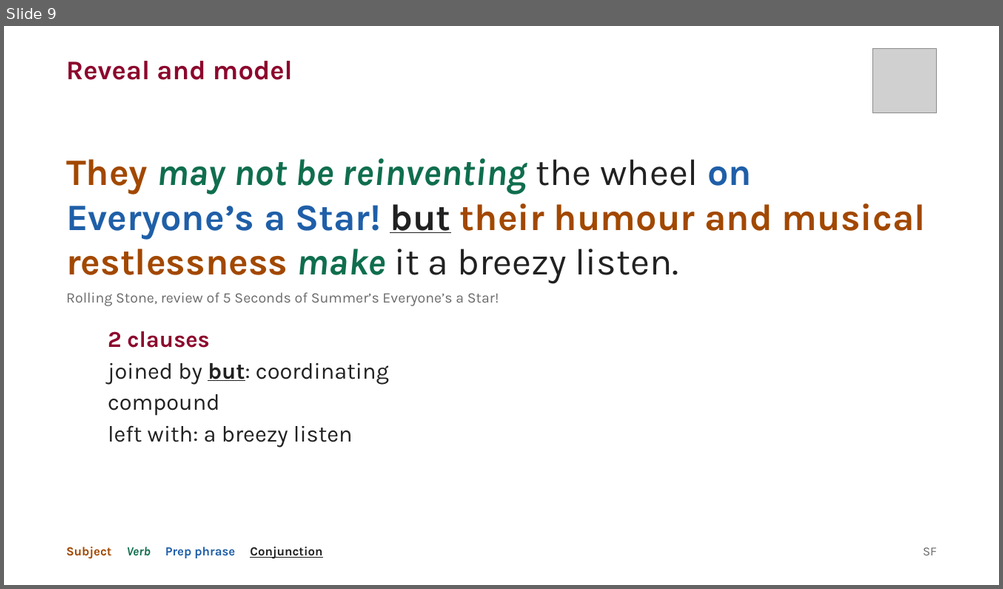
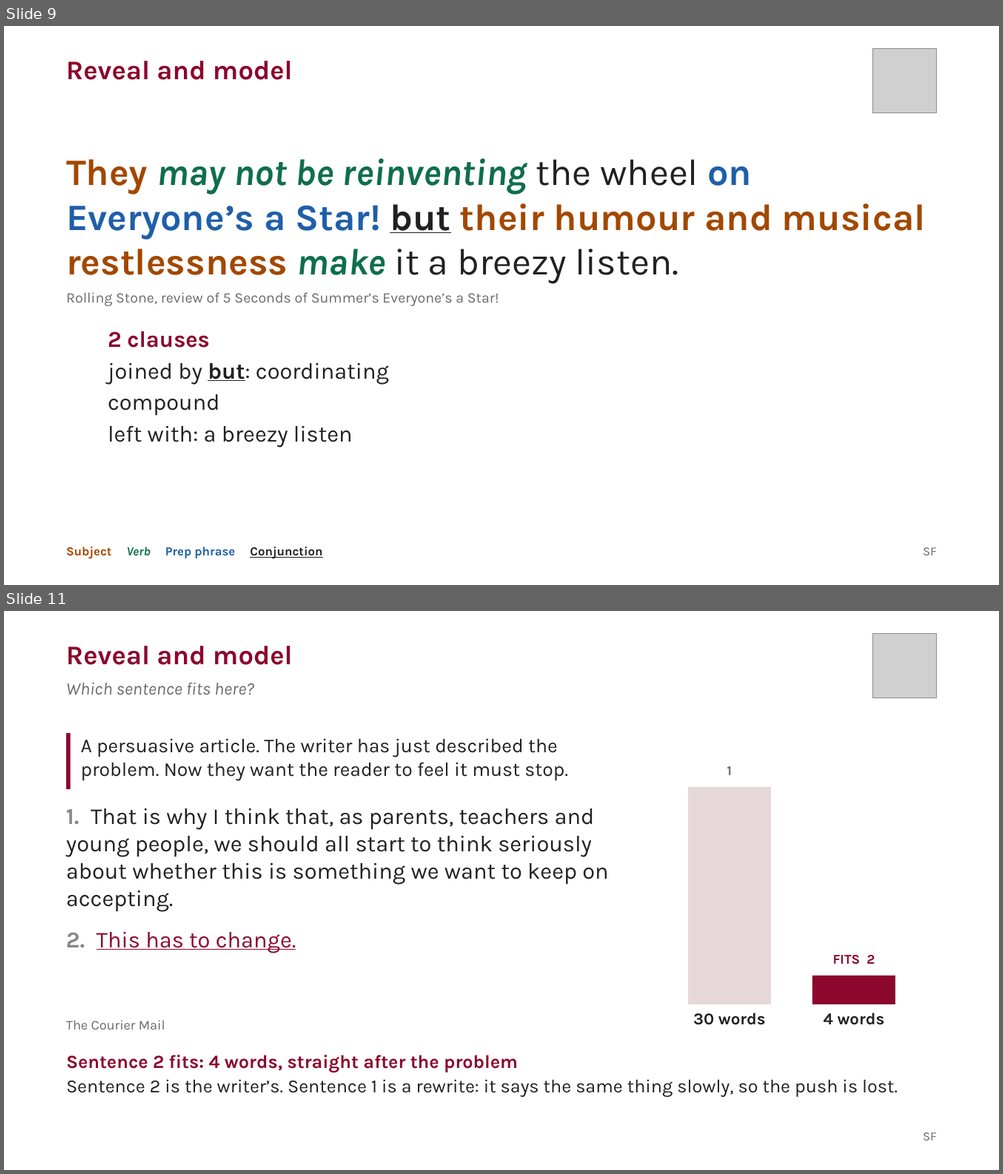
Before and after one commit to liaminhawai-cmd/Bone-Sparrow, a slide deck: SentenceFluencyDeck.pptx. Shown one above the other, each under a label of ours: slide 9 before the commit, slides 9 and 11 after it; the slides between them are not shown. The pictures are 1003x589 and 1003x1174 pixels, drawn with LibreOffice and Linux fonts; fonts in the diff are those of the drawing; grey boxes stand for pictures. Boxes give left, top, right and bottom in pixels: in the first picture for what was removed or moved away, otherwise in the second. Text is boxed around its words. In the diff, an @@ line names an element or a change of style, - is before the commit and + after.

```diff
--- a/SentenceFluencyDeck.pptx
+++ b/SentenceFluencyDeck.pptx
@@ slide 11 added at [4, 611, 999, 1170], background #FFFFFF @@
@@ text added at [66, 646, 293, 665], 26 pt, text #8C072D, bold @@
+Reveal and model
@@ picture added at [873, 634, 936, 698] @@
@@ text added at [66, 682, 254, 695], 17 pt, text #6B6B6B, italic @@
+Which sentence fits here?
@@ rectangle added at [66, 733, 71, 789], fill #8C072D @@
@@ text added at [81, 738, 568, 781], 19 pt, text #212121 @@
+A persuasive article. The writer has just described the problem. Now they want the reader to feel it must stop.
@@ rectangle added at [688, 787, 771, 1005], fill #E6D8DA @@
@@ text added at [727, 766, 731, 775], 13 pt, text #6B6B6B, bold @@
+1
@@ text added at [66, 809, 608, 954], 22 pt, text #212121 @@
+1. That is why I think that, as parents, teachers and young people, we should all start to think seriously about whether this is something we want to keep on accepting.
+2. This has to change.
@@ text added at [833, 955, 874, 965], 13 pt, text #8C072D, bold @@
+FITS 2
@@ rectangle added at [812, 976, 895, 1005], fill #8C072D @@
@@ text added at [66, 1020, 165, 1030], 13 pt, text #6B6B6B @@
+The Courier Mail
@@ text added at [693, 1013, 765, 1025], 16 pt, text #212121, bold @@
+30 words
@@ text added at [823, 1013, 885, 1025], 16 pt, text #212121, bold @@
+4 words
@@ text added at [66, 1055, 897, 1097], 18 pt, text #212121 @@
+Sentence 2 fits: 4 words, straight after the problem
+Sentence 2 is the writer’s. Sentence 1 is a rewrite: it says the same thing slowly, so the push is lost.
@@ text added at [922, 1133, 936, 1141], 12 pt, text #6B6B6B @@
+SF
```
Also in this commit, not shown: 3 other slides added, 2 slides removed, 4 other files.
